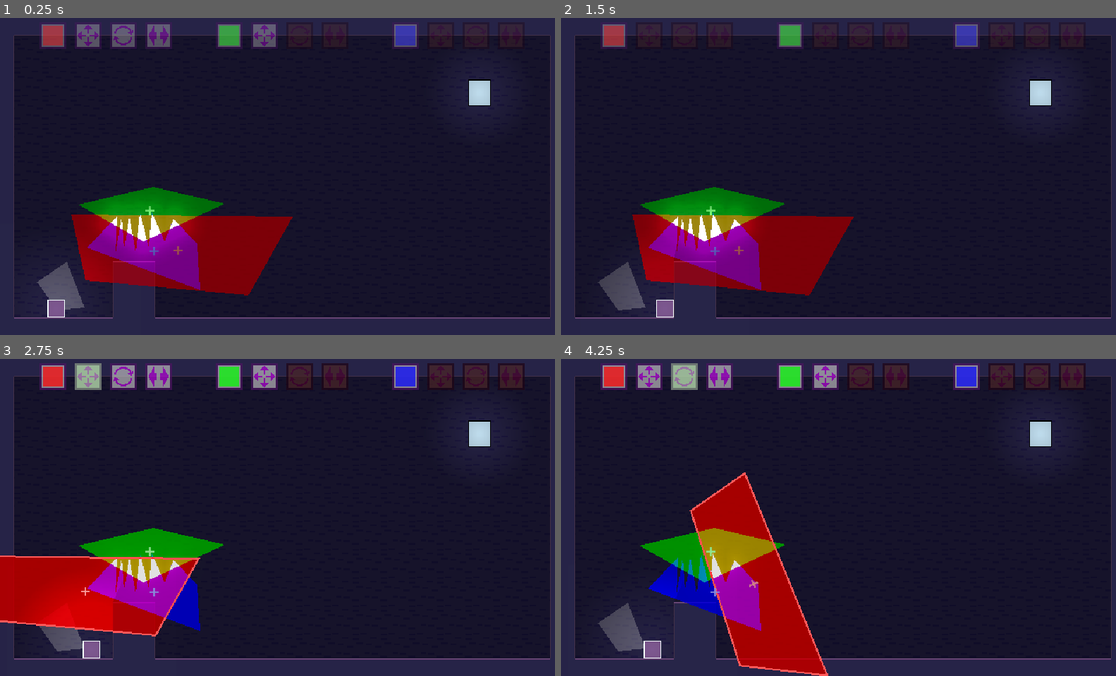
Above: before the commit, frames 1-4 (two rows, left to right).
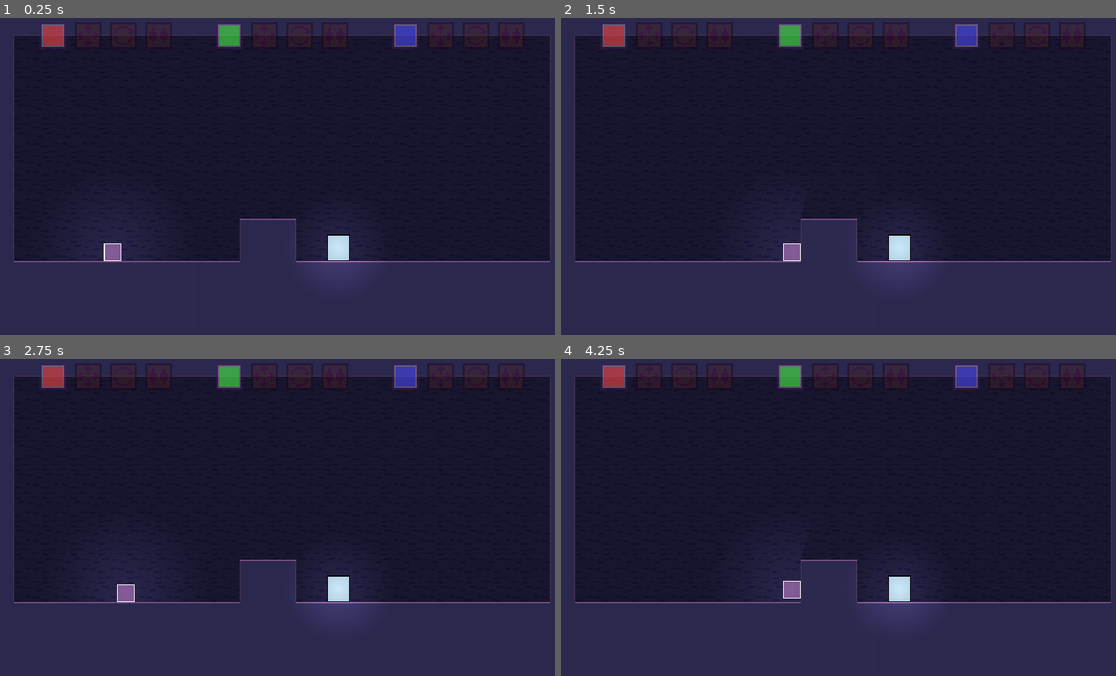
Above: after the commit, the same moments.

Repository: robotmaster/game-off-2026
Game: Godot game, scene res://scenes/rooms/intro.tscn
Same seed, same stepped clock (60 frames per second), same inputs: the game is played once before the commit and once after it. Before the commit the project starts from res://scenes/rooms/test_room.tscn.
Inputs:
- Up to frame 1 (0.25 s): no input
- Up to frame 2 (1.5 s): tap Enter at 0.5 s; hold Shift (move_slow) 0.53-1.28 s; hold Right (right) from 0.53 s (still down); tap Up (up) at 0.77 s; tap X (switch_edit) at 1.35 s
- Up to frame 3 (2.75 s): tap Up (up) at 1.52 s; release Right (right) at 2.03 s; hold Left (left) from 2.03 s (still down); tap Z (toggle_play) at 2.1 s
- Up to frame 4 (4.25 s): release Left (left) at 2.78 s; hold Right (right) from 2.78 s (still down); tap Shift (move_slow) at 2.85 s; tap Up (up) at 3.02, 3.77 s; tap X (switch_edit) at 3.6 s

The runs differ from the first frame. In frame 1, 25% of the frame differs, in the area x 2-100%, y 1-95%; in frame 2, 24%; in frame 3, 28%, in the area x 0-100%, y 1-95%; in frame 4, 27%.

Commit message:
redoing the polygon lighting due to lag

Diff:
--- a/game-off-2026/level_manager.gd
+++ b/game-off-2026/level_manager.gd
@@ -7,6 +7,7 @@
 	"res://scenes/rooms/polygon_intro.tscn",
 	"res://scenes/rooms/moving_poly_intro.tscn",
 	"res://scenes/rooms/moving_2.tscn",
+	"res://scenes/rooms/polygon_moving_hard.tscn",
 	"res://scenes/rooms/rotations_intro.tscn",
 ]
 
--- a/game-off-2026/project.godot
+++ b/game-off-2026/project.godot
@@ -11,7 +11,7 @@
 [application]
 
 config/name="game_off_2026"
-run/main_scene="uid://c0xqx3aiy2bhd"
+run/main_scene="uid://dttkllv1b276k"
 config/features=PackedStringArray("4.7", "Forward Plus")
 config/icon="res://icon.svg"
 
--- a/game-off-2026/visual_tools.gd
+++ b/game-off-2026/visual_tools.gd
@@ -10,6 +10,8 @@
 var shader_material : ShaderMaterial
 
 func _ready() -> void:
+	process_physics_priority = 1000
+	process_priority = 1000
 	shader_material = ShaderMaterial.new()
 	shader_material.shader = load("res://shaders/polygon_glow.gdshader")
 
Not shown, added: game-off-2026/export_presets.cfg
Not shown, added: game-off-2026/exports/html5/index.apple-touch-icon.png.import
Not shown, added: game-off-2026/exports/html5/index.icon.png.import
Not shown, added: game-off-2026/exports/html5/index.png.import
Not shown, added: game-off-2026/exports/html5/index.apple-touch-icon.png
Not shown, added: game-off-2026/exports/html5/index.audio.position.worklet.js
Not shown, added: game-off-2026/exports/html5/index.audio.worklet.js
Not shown, added: game-off-2026/exports/html5/index.icon.png
Not shown, added: game-off-2026/exports/html5/index.js
Not shown, added: game-off-2026/exports/html5/index.pck
Not shown, added: game-off-2026/exports/html5/index.png
Not shown, added: game-off-2026/exports/html5/index.wasm
